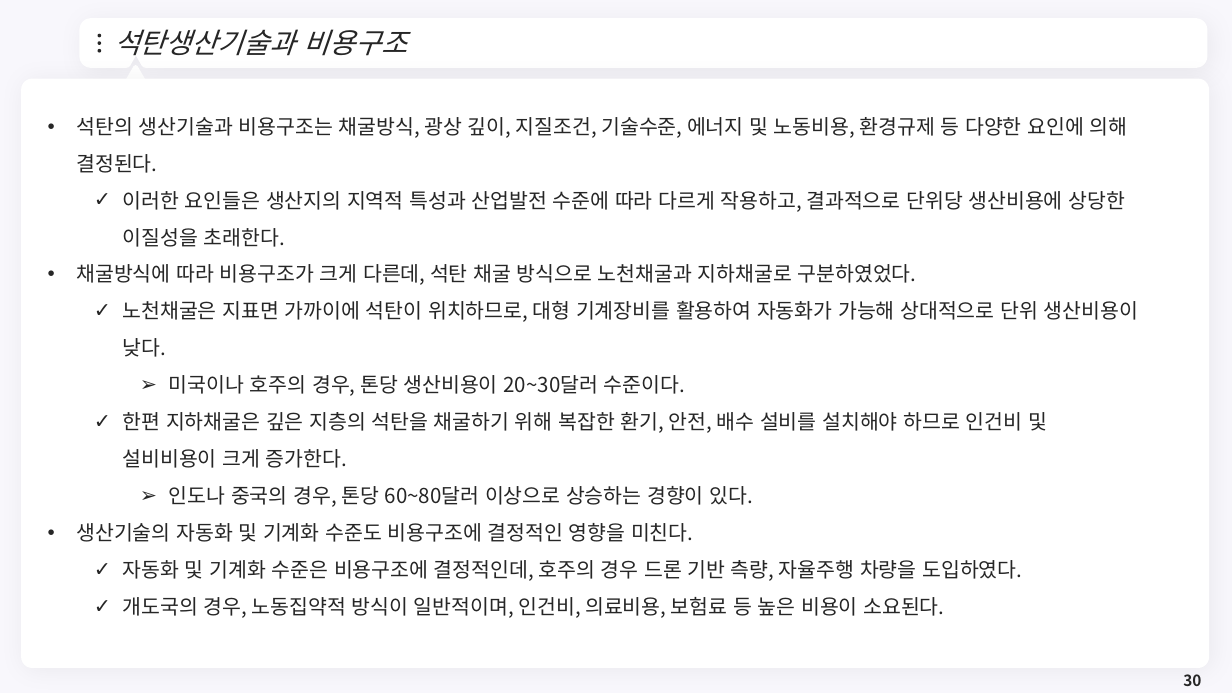
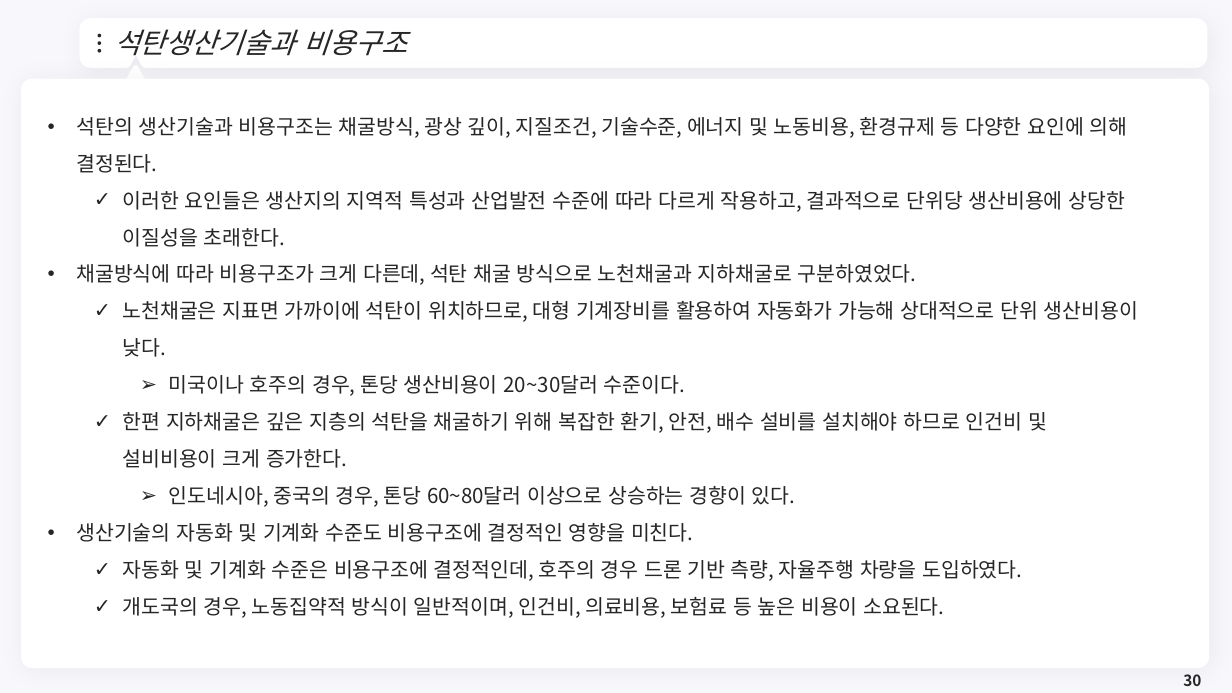
Before and after one commit to meandthey/Teaching, a slide deck: slide 30 of 에너지경제학/자원에너지경제학_Chapter_5 (석탄).pptx. Drawn at 1232x693 pixels with LibreOffice and Linux fonts; fonts in the diff are those of the drawing; background and template pictures are left out. Boxes give left, top, right and bottom in pixels: in the first picture for what was removed or moved away, otherwise in the second. Text is boxed around its words. In the diff, an @@ line names an element or a change of style, - is before the commit and + after.

```diff
--- a/에너지경제학/자원에너지경제학_Chapter_5 (석탄).pptx
+++ b/에너지경제학/자원에너지경제학_Chapter_5 (석탄).pptx
@@ text at [169,486,795,507]: text changed @@
-    ➢ 인도나 중국의 경우, 톤당 60~80달러 이상으로 상승하는 경향이 있다.
+    ➢ 인도네시아, 중국의 경우, 톤당 60~80달러 이상으로 상승하는 경향이 있다.
```
Also in this commit, not shown: 4 other slides changed, 3 slides added, 1 slide removed, 4 other files.
